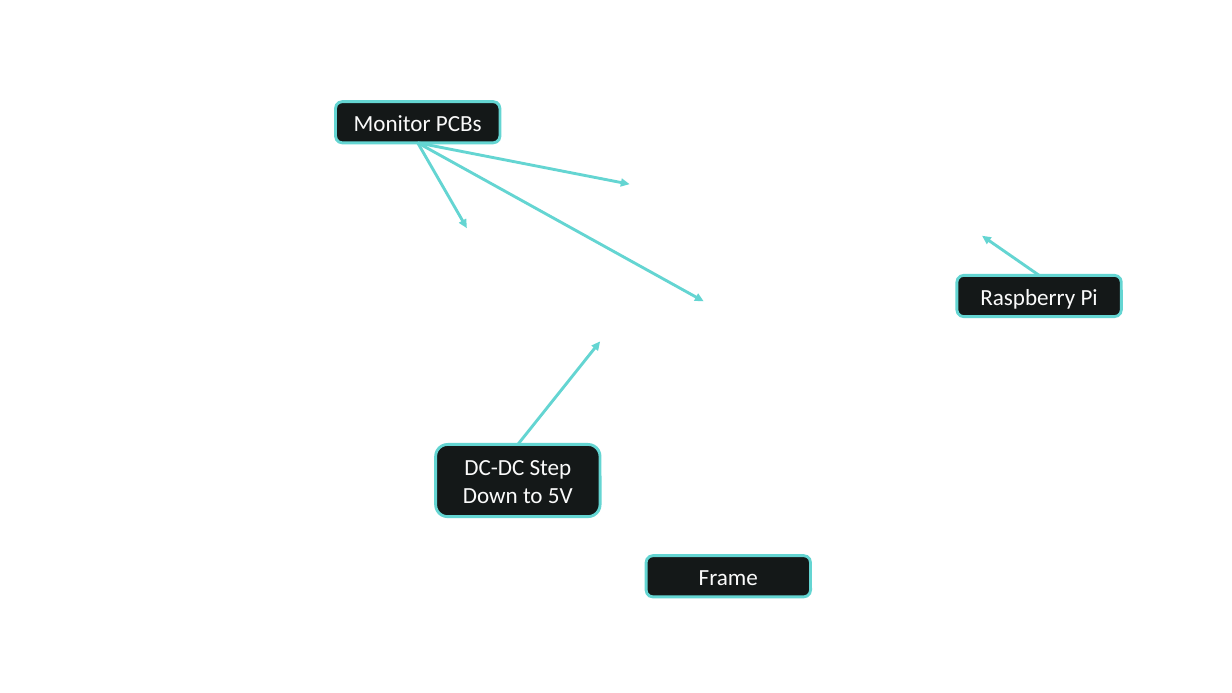
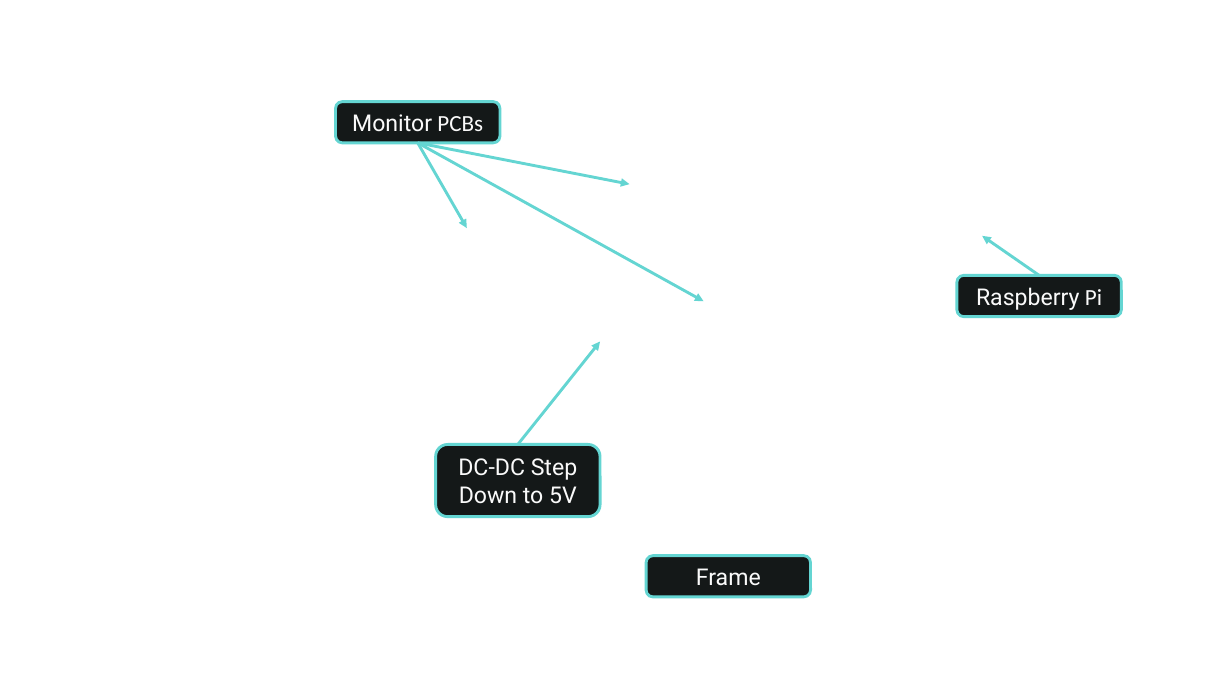
Before and after one commit to KOZ-Enterprises/ggbsite, a slide deck: slide 2 of assets/docs/annotations.pptx. Drawn at 1232x693 pixels with LibreOffice and Linux fonts; fonts in the diff are those of the drawing; background and template pictures are left out. Boxes give left, top, right and bottom in pixels: in the first picture for what was removed or moved away, otherwise in the second. Text is boxed around its words. In the diff, an @@ line names an element or a change of style, - is before the commit and + after.

```diff
--- a/assets/docs/annotations.pptx
+++ b/assets/docs/annotations.pptx
@@ rounded rectangle "Monitor PCBs" at <box>335,102,500,143</box>: font Calibri to Roboto in "Monitor" @@
@@ rounded rectangle "Raspberry Pi" at <box>958,275,1122,317</box>: font Calibri to Roboto in "Raspberry" @@
@@ rounded rectangle "DC-DC Step Down to 5V" at <box>435,445,600,517</box>: font Calibri to Roboto @@
@@ rounded rectangle "Frame" at <box>646,555,811,597</box>: font Calibri to Roboto @@
```
Also in this commit, not shown: 1 slide added, 1 other file.
